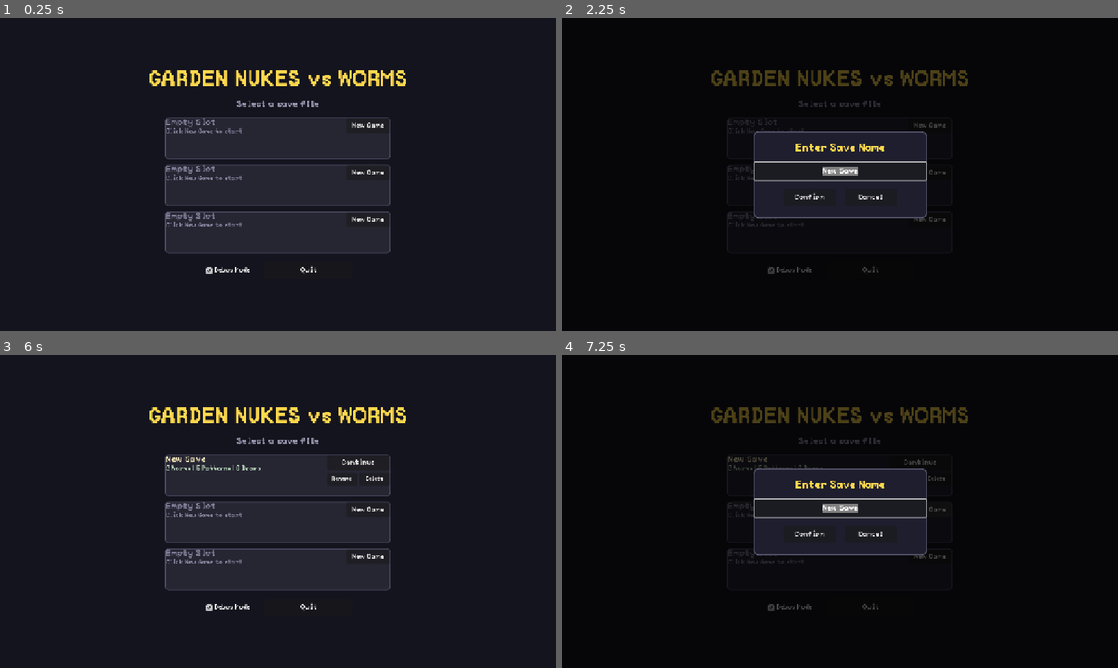
Above: before the commit, frames 1-4 (two rows, left to right).
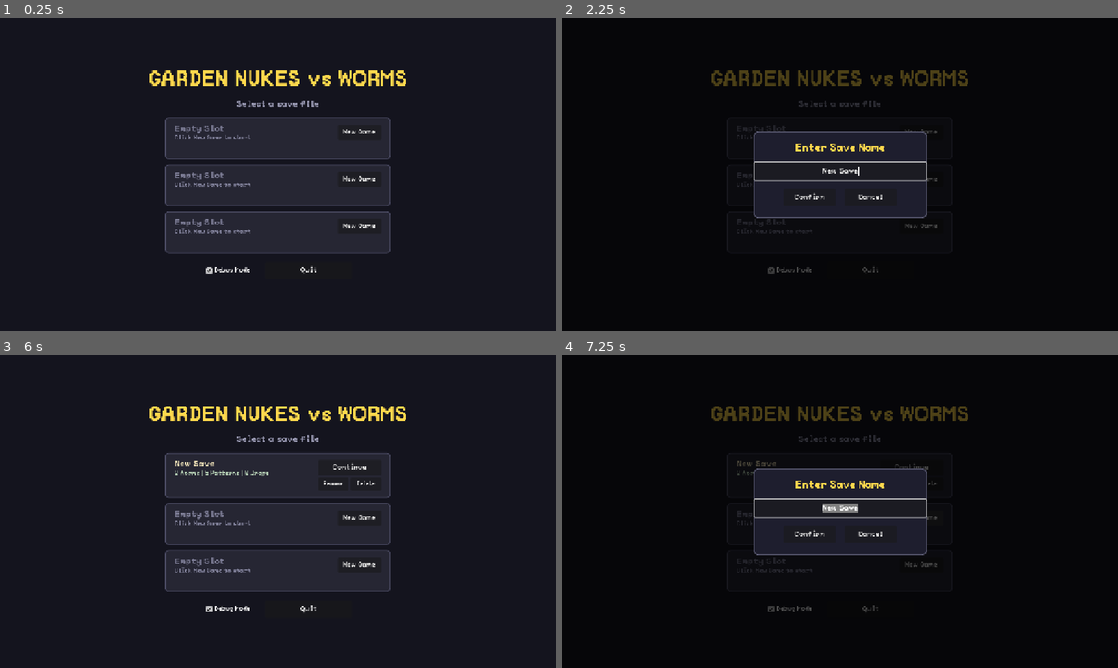
Above: after the commit, the same moments.

Repository: gdg-gdg/goldworm
Game: Godot game, scene res://StartMenu.tscn
The game is run twice, just before and just after one commit, with the same random seed, the same clock (stepped at 60 frames per second) and the same inputs.
Inputs:
- Up to frame 1 (0.25 s): no input
- Up to frame 2 (2.25 s): click "New Game" at 0.5 s; click "New Game" at 1.25 s; click "New Game" at 2 s
- Up to frame 3 (6 s): click "New Game" at 2.75 s; click "New Game" at 3.5 s; click "New Game" at 4.25 s; click "Confirm" at 5 s; click "Back to Menu" at 5.75 s
- Up to frame 4 (7.25 s): click "New Game" at 6.5 s

The runs differ from the first frame. In frame 1, 1.3% of the frame differs, in the area x 29-70%, y 32-69%; in frame 2, 0.6%; in frame 3, 4.0%, in the area x 26-73%, y 16-83%; in frame 4, 1.4%.

Commit message:
Add padding to save slot panels

Diff:
--- a/StartMenu.gd
+++ b/StartMenu.gd
@@ -115,9 +115,18 @@
 	style.set_border_width_all(2)
 	panel.add_theme_stylebox_override("panel", style)
 
+	# Add margin for padding inside the panel
+	var margin := MarginContainer.new()
+	margin.add_theme_constant_override("margin_left", 20)
+	margin.add_theme_constant_override("margin_right", 20)
+	margin.add_theme_constant_override("margin_top", 15)
+	margin.add_theme_constant_override("margin_bottom", 15)
+	panel.add_child(margin)
+
 	var hbox := HBoxContainer.new()
 	hbox.add_theme_constant_override("separation", 15)
-	panel.add_child(hbox)
+	hbox.alignment = BoxContainer.ALIGNMENT_CENTER
+	margin.add_child(hbox)
 
 	# Slot info
 	var info_vbox := VBoxContainer.new()
@@ -179,7 +188,7 @@
 func _update_slots() -> void:
 	for i in range(SLOT_COUNT):
 		var info := SaveManager.get_slot_info(i)
-		var panel: PanelContainer = slot_buttons[i].get_parent().get_parent().get_parent()
+		var panel: PanelContainer = slot_buttons[i].get_parent().get_parent().get_parent().get_parent()
 		var details_label: Label = panel.get_meta("details_label")
 
 		if info.get("exists", false):
